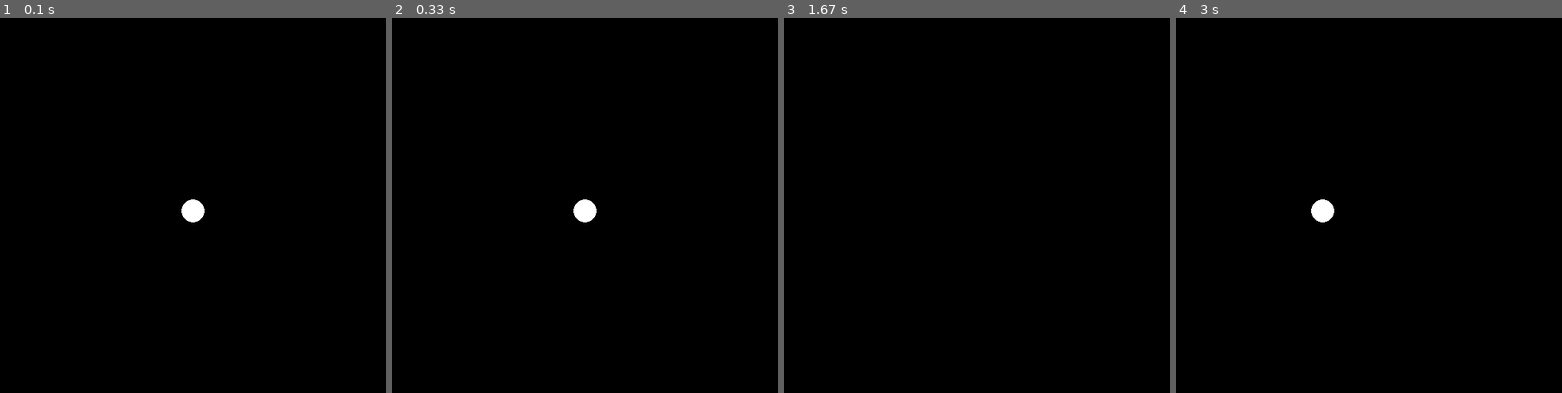
Above: before the commit, frames 1-4 (left to right).
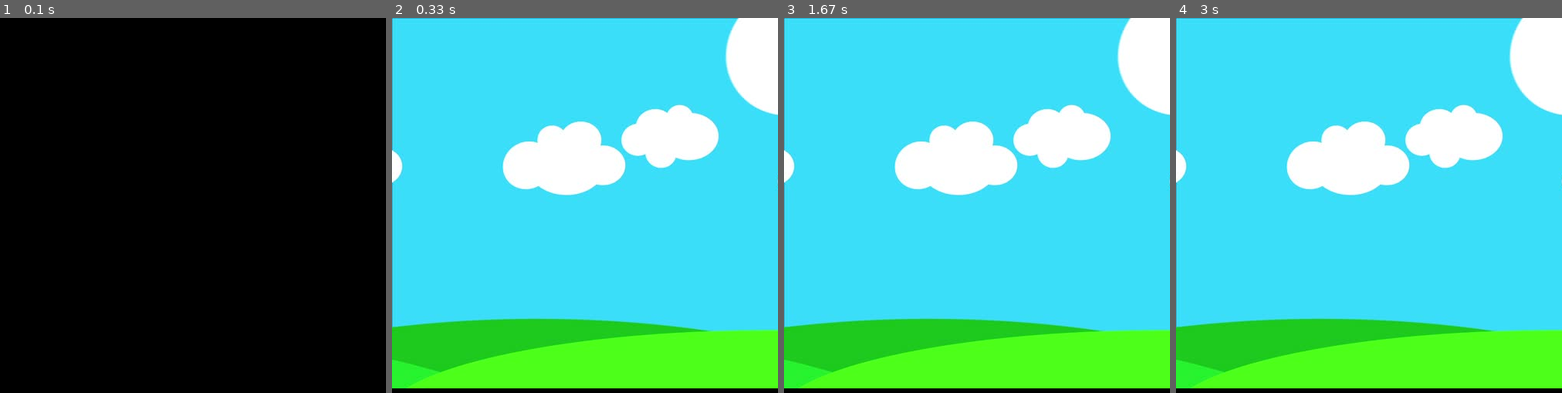
Above: after the commit, the same moments.

Repository: Babitababy/PygameProjects
Game: pygame game, started from character_animation.py
Same seed, same stepped clock (60 frames per second), same inputs: the game is played once before the commit and once after it.
Inputs:
- Up to frame 1 (0.1 s): no input
- Up to frame 2 (0.33 s): no input
- Up to frame 3 (1.67 s): tap Space at 0.33 s; hold Right 0.67-1.13 s
- Up to frame 4 (3 s): hold Left 1.67-2.2 s

The runs differ from the first frame. In frame 1, 0.3% of the frame differs, in the area x 47-53%, y 48-55%; in frame 2, 99%, in the area x 0-100%, y 0-99%; in frame 3, 99%; in frame 4, 99%.

Commit message:
Chaaracter Animation

Diff:
--- a/character_animation.py
+++ b/character_animation.py
@@ -1,35 +1,68 @@
 import pygame
+
 pygame.init()
 
-win =pygame.display.set_mode((500,500))
-pygame.display.set_caption("Character Animation")
+win = pygame.display.set_mode((500, 500))
+pygame.display.set_caption("First Game")
 
-x = 250
-y = 250
-radius = 15
-val = 10
+walkRight = [pygame.image.load('R1.png'), pygame.image.load('R2.png'), pygame.image.load('R3.png'),
+             pygame.image.load('R4.png'), pygame.image.load('R5.png'), pygame.image.load('R6.png'),
+             pygame.image.load('R7.png'), pygame.image.load('R8.png'), pygame.image.load('R9.png')]
+walkLeft = [pygame.image.load('L1.png'), pygame.image.load('L2.png'), pygame.image.load('L3.png'),
+            pygame.image.load('L4.png'), pygame.image.load('L5.png'), pygame.image.load('L6.png'),
+            pygame.image.load('L7.png'), pygame.image.load('L8.png'), pygame.image.load('L9.png')]
+bg = pygame.image.load('bg.jpg')
+char = pygame.image.load('standing.png')
 
-run= True
+x = 50
+y = 50
+width = 40
+height = 60
+vel = 5
+
+isJump = False
+jumpCount = 10
+
+left = False
+right = False
+walkCount = 0
+
+
+def redrawGameWindow():
+    global walkCount
+
+    win.blit(bg, (0, 0))  # This will draw our background image at (0,0)
+    pygame.display.update()
+
+
+run = True
+
 while run:
-    win.fill((0,0,0))
-    pygame.draw.circle(win, (255, 255, 255), (int(x), int(y)), radius)
+    pygame.time.delay(100)
 
     for event in pygame.event.get():
         if event.type == pygame.QUIT:
             run = False
 
+    keys = pygame.key.get_pressed()
 
-    # MOVEMENT OF CHARACTER
-    userInput = pygame.key.get_pressed()
-    if userInput[pygame.K_LEFT]:
-        x -= val
-    if userInput[pygame.K_RIGHT]:
-        x += val
-    if userInput[pygame.K_UP]:
-        y -= val
+    if keys[pygame.K_LEFT] and x > vel:
+        x -= vel
 
-    if userInput[pygame.K_DOWN]:
-        y += val
+    if keys[pygame.K_RIGHT] and x < 500 - vel - width:
+        x += vel
 
-    pygame.time.delay(10)
-    pygame.display.update()
+    if not (isJump):
+        if keys[pygame.K_SPACE]:
+            isJump = True
+    else:
+        if jumpCount >= -10:
+            y -= (jumpCount * abs(jumpCount)) * 0.5
+            jumpCount -= 1
+        else:
+            jumpCount = 10
+            isJump = False
+
+    redrawGameWindow()
+
+pygame.quit()
Binary file added: L1.png
Binary file added: L2.png
Binary file added: L3.png
Binary file added: L4.png
Binary file added: L5.png
Binary file added: L6.png
Binary file added: L7.png
Binary file added: L8.png
Binary file added: L9.png
Binary file added: R1.png
Binary file added: R2.png
Binary file added: R3.png
(and 8 more such lines)
